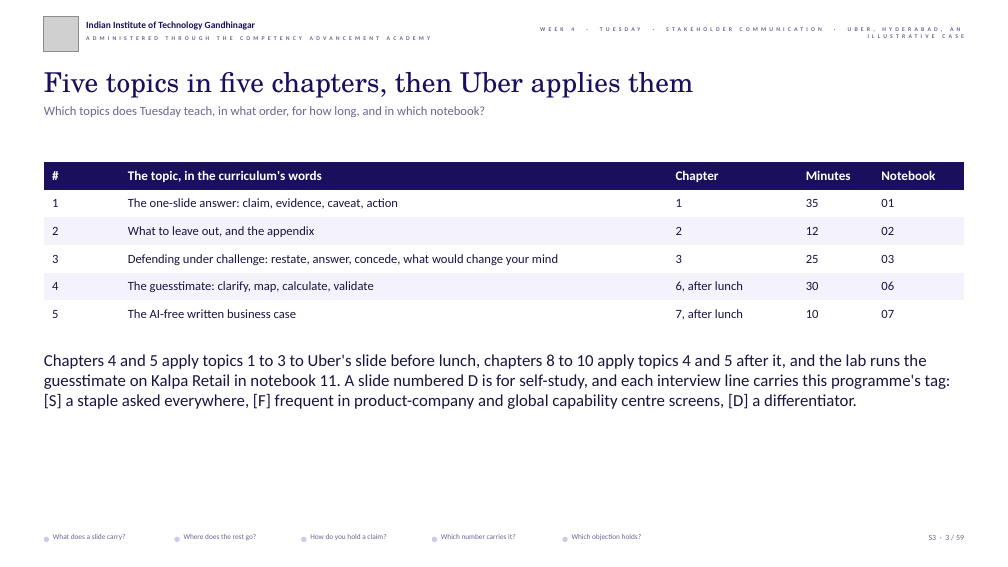
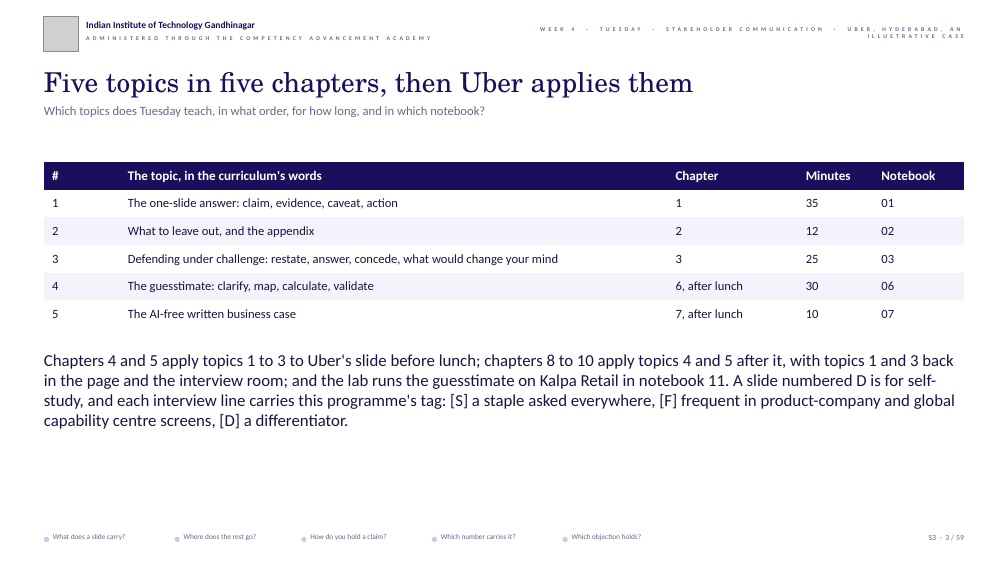
Before and after one commit to fde-academy-lab/c2-content-factory, a slide deck: slide 3 of content/W04/D2/slides/C2_W04_D02_half1_STUDENT.pptx. Drawn at 1008x567 pixels with LibreOffice and Linux fonts; fonts in the diff are those of the drawing; grey boxes stand for pictures; background and template pictures are left out. Boxes give left, top, right and bottom in pixels: in the first picture for what was removed or moved away, otherwise in the second. Text is boxed around its words. In the diff, an @@ line names an element or a change of style, - is before the commit and + after.

```diff
--- a/content/W04/D2/slides/C2_W04_D02_half1_STUDENT.pptx
+++ b/content/W04/D2/slides/C2_W04_D02_half1_STUDENT.pptx
@@ text at (44, 354, 955, 429): text changed @@
-Chapters 4 and 5 apply topics 1 to 3 to Uber's slide before lunch, chapters 8 to 10 apply topics 4 and 5 after it, and the lab runs the guesstimate on Kalpa Retail in notebook 11. A slide numbered D is for self-study, and each interview line carries this programme's tag: [S] a staple asked everywhere, [F] frequent in product-company and global capability centre screens, [D] a differentiator.
+Chapters 4 and 5 apply topics 1 to 3 to Uber's slide before lunch; chapters 8 to 10 apply topics 4 and 5 after it, with topics 1 and 3 back in the page and the interview room; and the lab runs the guesstimate on Kalpa Retail in notebook 11. A slide numbered D is for self-study, and each interview line carries this programme's tag: [S] a staple asked everywhere, [F] frequent in product-company and global capability centre screens, [D] a differentiator.
```
Also in this commit, not shown: 17 other files.
